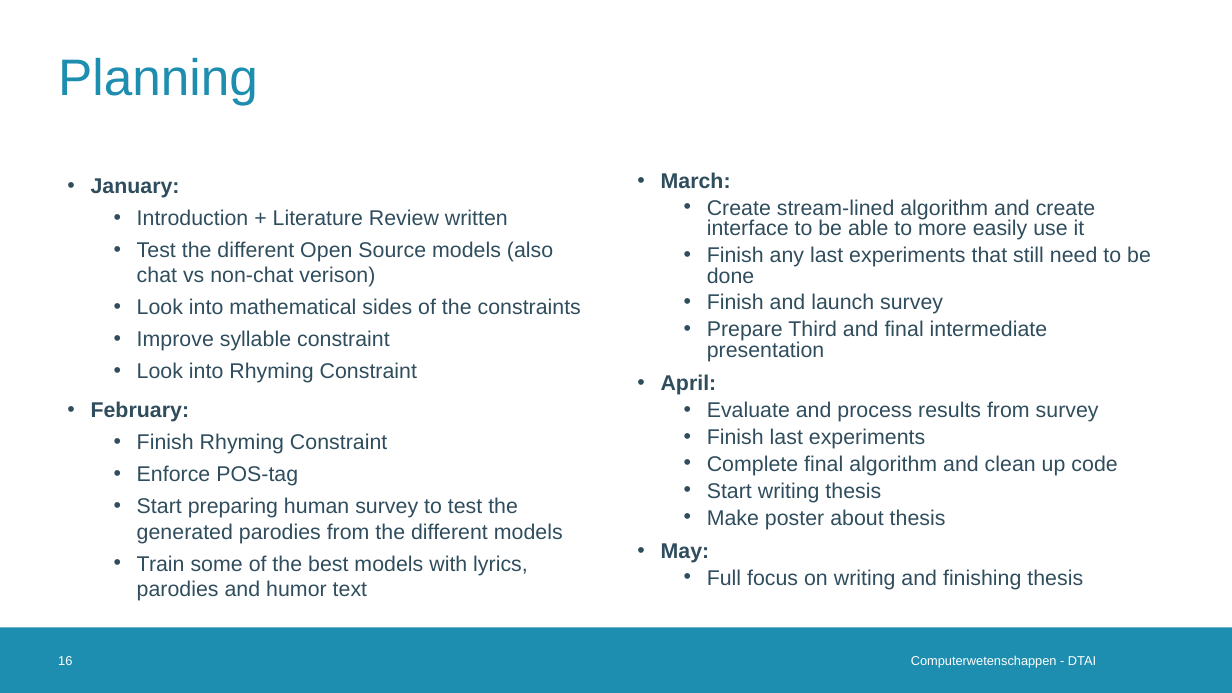
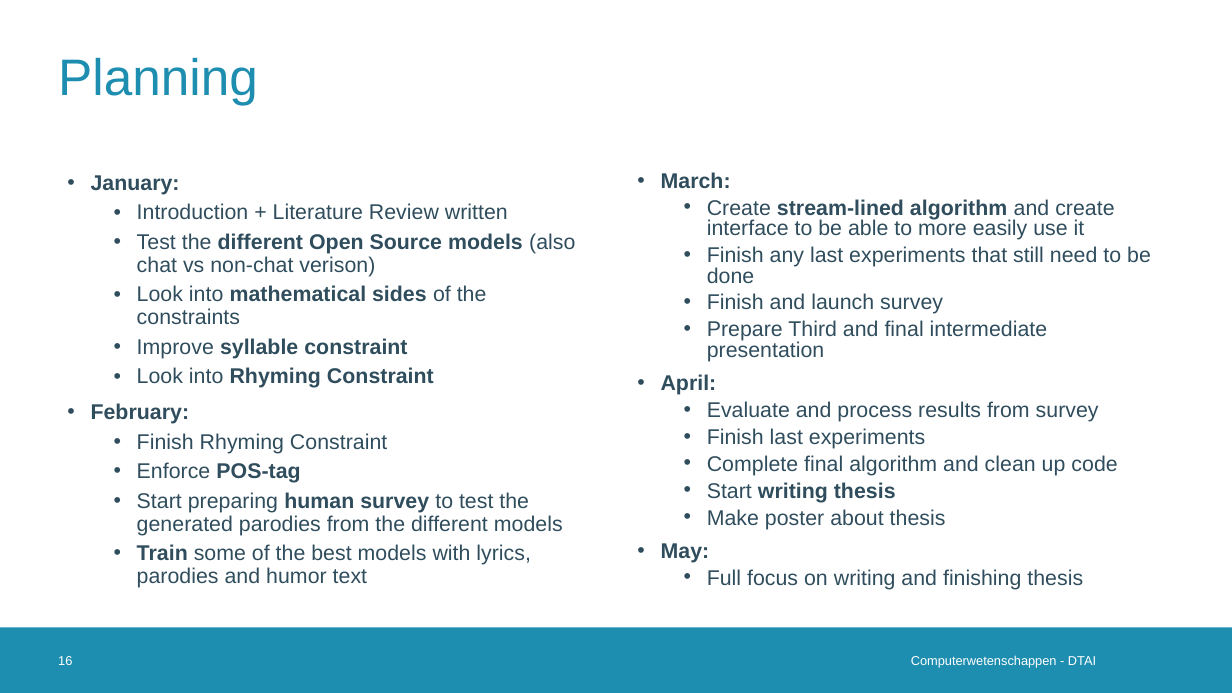
Before and after one commit to Alintermans/Thesis, a slide deck: slide 16 of Presentations/Second Intermediate Presentation/Presentation.pptx. Drawn at 1232x693 pixels with LibreOffice and Linux fonts; fonts in the diff are those of the drawing; background and template pictures are left out. Boxes give left, top, right and bottom in pixels: in the first picture for what was removed or moved away, otherwise in the second. Text is boxed around its words. In the diff, an @@ line names an element or a change of style, - is before the commit and + after.

```diff
--- a/Presentations/Second Intermediate Presentation/Presentation.pptx
+++ b/Presentations/Second Intermediate Presentation/Presentation.pptx
@@ text "January:" at (x1=91, y1=175, x2=575, y2=588): bold on in "different Open Source models", "mathematical sides", "syllable constraint", "Rhyming Constraint" and 3 more places; line spacing 1 to 0.9 @@
@@ text at (x1=707, y1=199, x2=1114, y2=503): bold on in "stream-lined algorithm", "writing thesis" @@
```
Also in this commit, not shown: 8 other slides changed, 2 other files.
